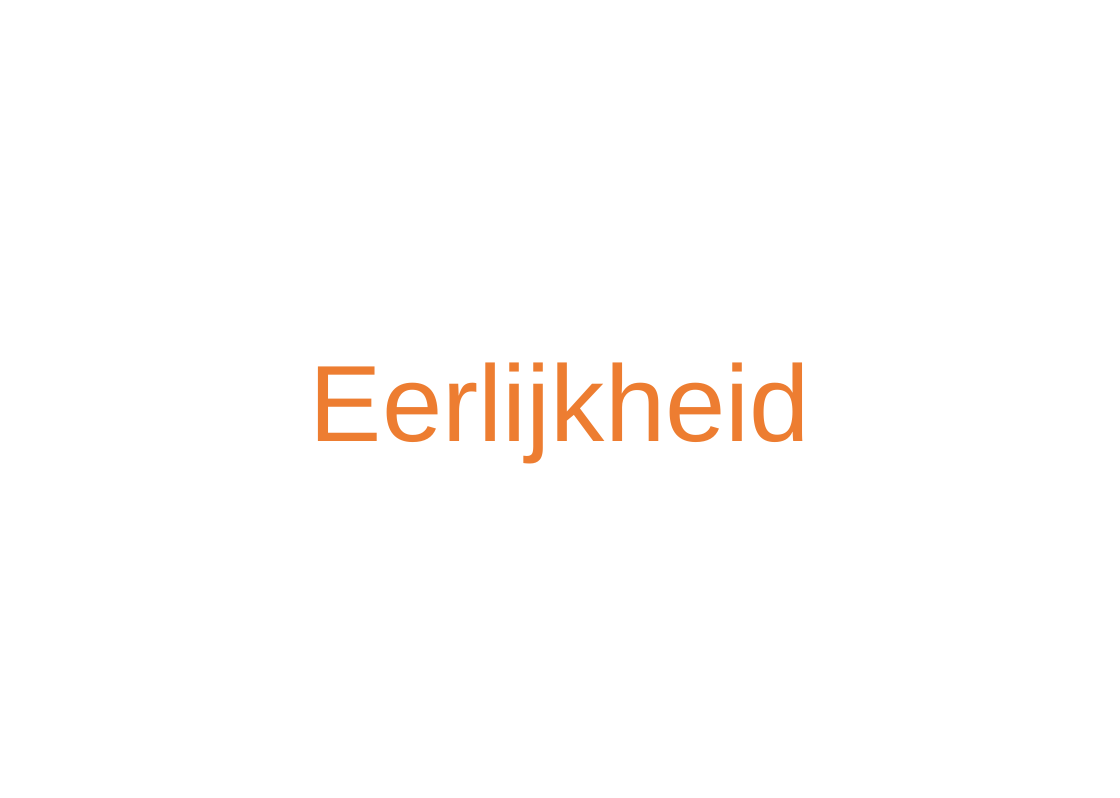
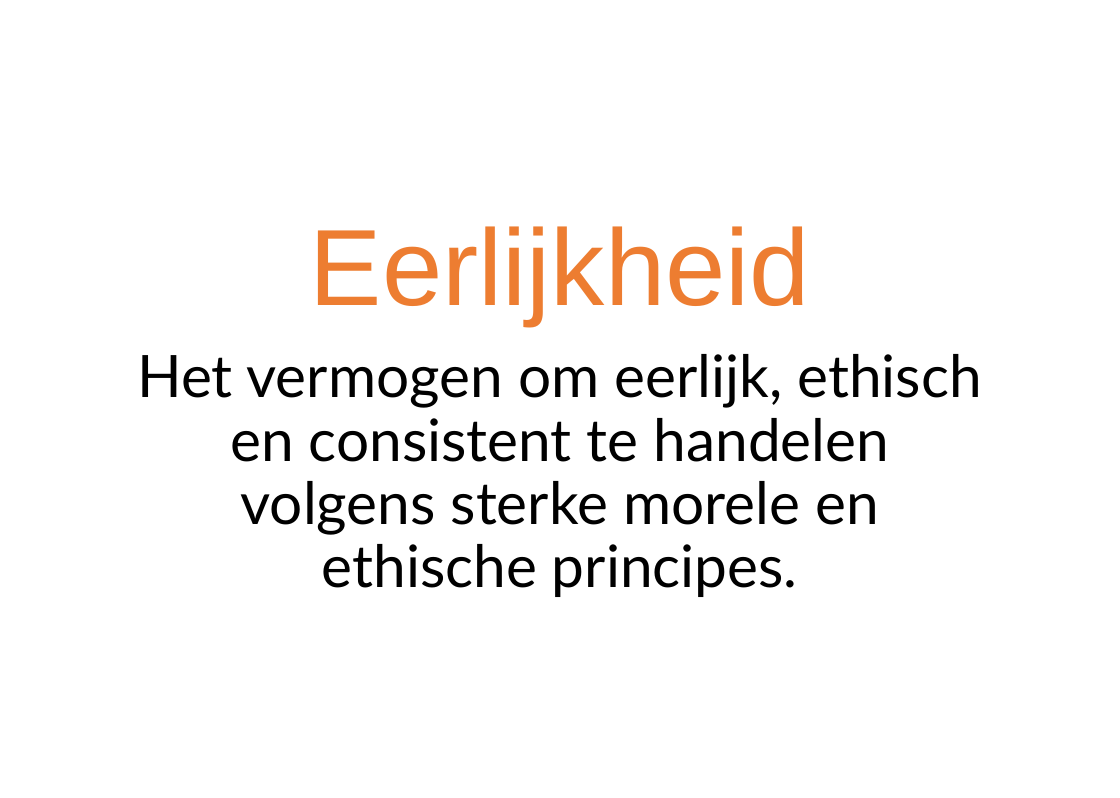
Before and after one commit to ScrumFacilitators/Schwartz-Universal-Values, a slide deck: slide 65 of Schwartz Basis Menselijke Waarden.pptx. Drawn at 1120x798 pixels with LibreOffice and Linux fonts; fonts in the diff are those of the drawing; background and template pictures are left out. Boxes give left, top, right and bottom in pixels: in the first picture for what was removed or moved away, otherwise in the second. Text is boxed around its words. In the diff, an @@ line names an element or a change of style, - is before the commit and + after.

```diff
--- a/Schwartz Basis Menselijke Waarden.pptx
+++ b/Schwartz Basis Menselijke Waarden.pptx
@@ text at <box>137,354,981,597</box>: paragraph added @@
+Het vermogen om eerlijk, ethisch en consistent te handelen volgens sterke morele en ethische principes.
```
Also in this commit, not shown: 22 other slides changed, 1 other file.
